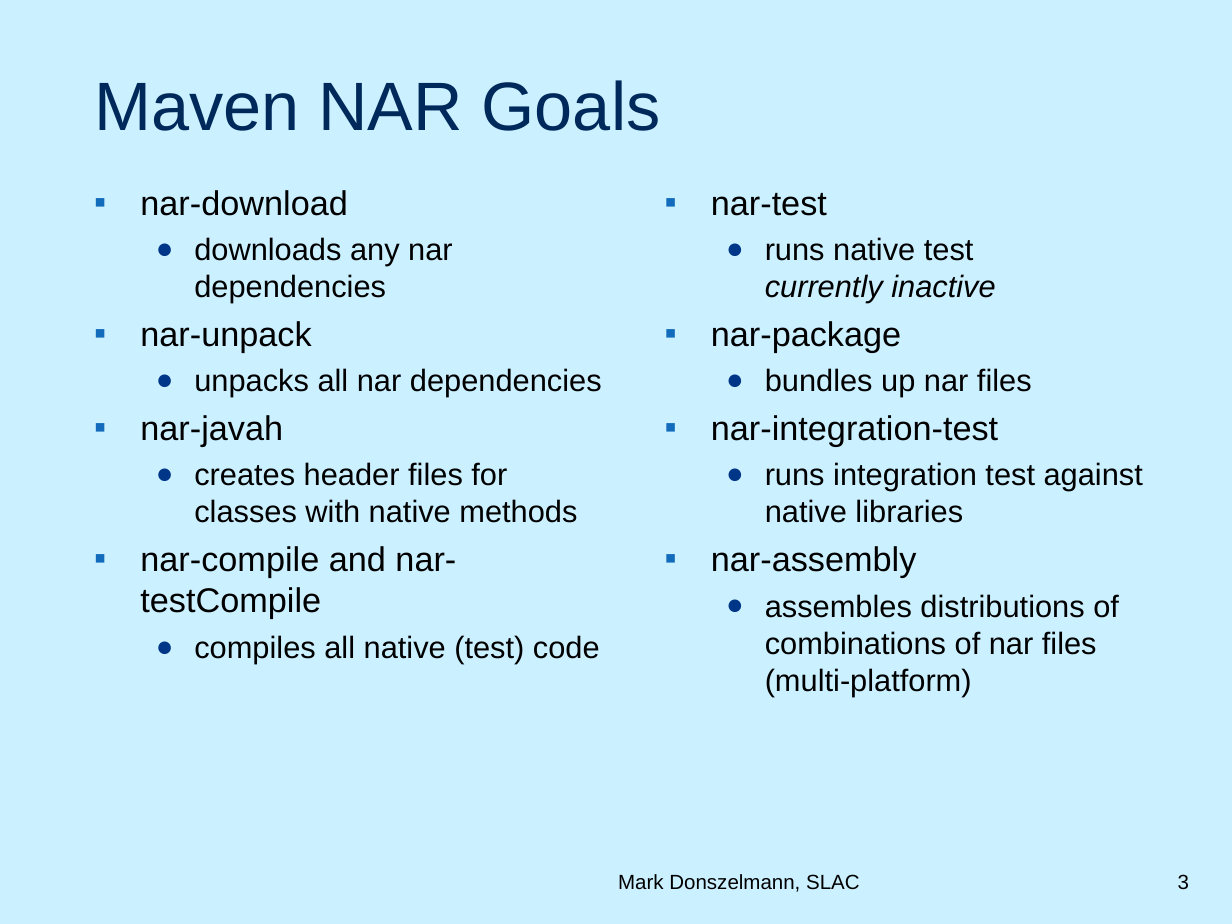
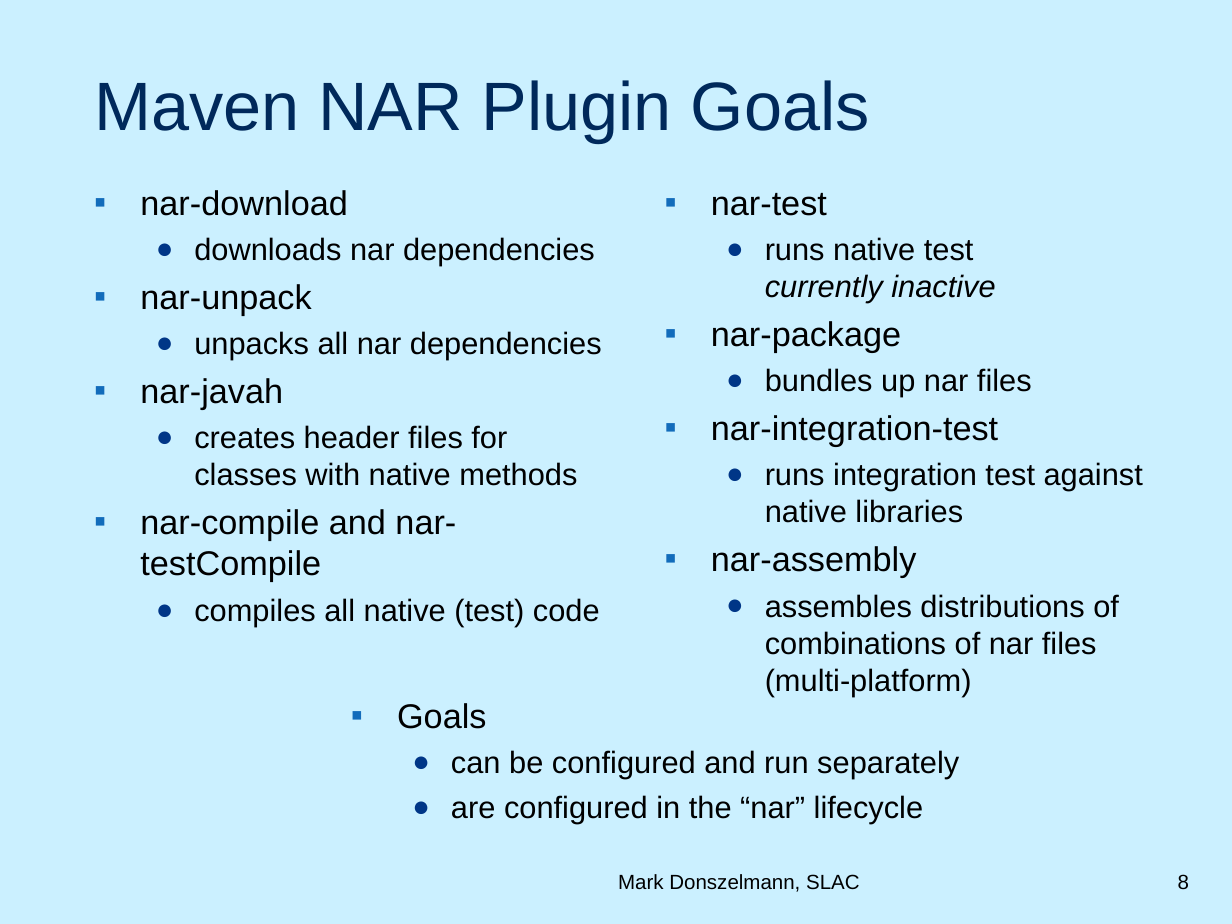
Before and after one commit to duns/freehep-nar-plugin, a slide deck: slide 8 of src/site/NARPlugin.ppt (slide 3 before the commit). Drawn at 1232x924 pixels with LibreOffice and Linux fonts; fonts in the diff are those of the drawing; background and template pictures are left out. Boxes give left, top, right and bottom in pixels: in the first picture for what was removed or moved away, otherwise in the second. Text is boxed around its words. In the diff, an @@ line names an element or a change of style, - is before the commit and + after.

Commit message:
Update to talk

```diff
--- a/src/site/NARPlugin.ppt
+++ b/src/site/NARPlugin.ppt
@@ title at (x1=94, y1=80, x2=870, y2=142): text changed @@
-Maven NAR Goals
+Maven NAR Plugin Goals
@@ text at (x1=194, y1=237, x2=595, y2=265): text changed @@
-  ● downloads any nar dependencies
+  ● downloads nar dependencies
@@ text added at (x1=397, y1=703, x2=959, y2=824), 18 pt, text #000000 @@
+▪ Goals
+  ● can be configured and run separately
+  ● are configured in the “nar” lifecycle
@@ page number at (x1=1178, y1=874, x2=1189, y2=890): text changed @@
-3
+8
```
Also in this commit, not shown: 10 other slides changed, 10 slides added, 1 other file.
